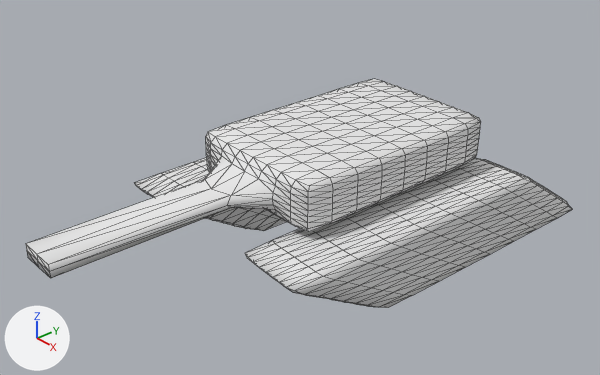
The Blender file models/blender/tank.blend: old version first, new version second.
Before and after are seen from a 50 mm camera at (1.612, -1.489, 1.35) aimed at (-0.039, -0.066, 0.219). The axes (+X, +Y, +Z) are drawn at lower left. The lights are the same throughout. Mesh edges are drawn as thin lines.
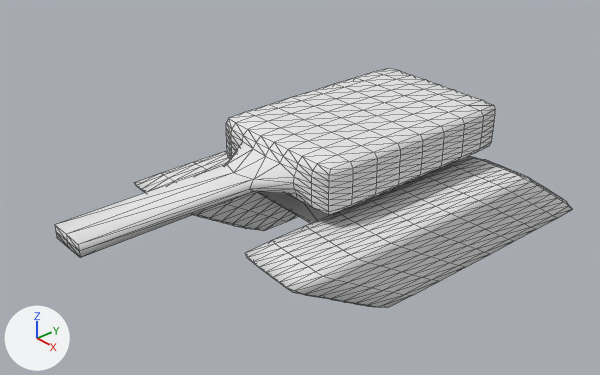
The newer file is also turned or shifted as a whole; pictures and numbers use the older file's frame.

Pixel boxes (x1, y1, x2, y2) of what changed, in the pictures (600 x 375 px):
'Mesh.001', moved
    before: (26, 79, 481, 278)
    after: (55, 68, 495, 258)

What changed in the scene script:
```text
Change ob_mesh_001:
    ob_mesh_001.location: (0.0, 0.0, 0.0) -> (-0.009, 0.081, 0.017)
```
